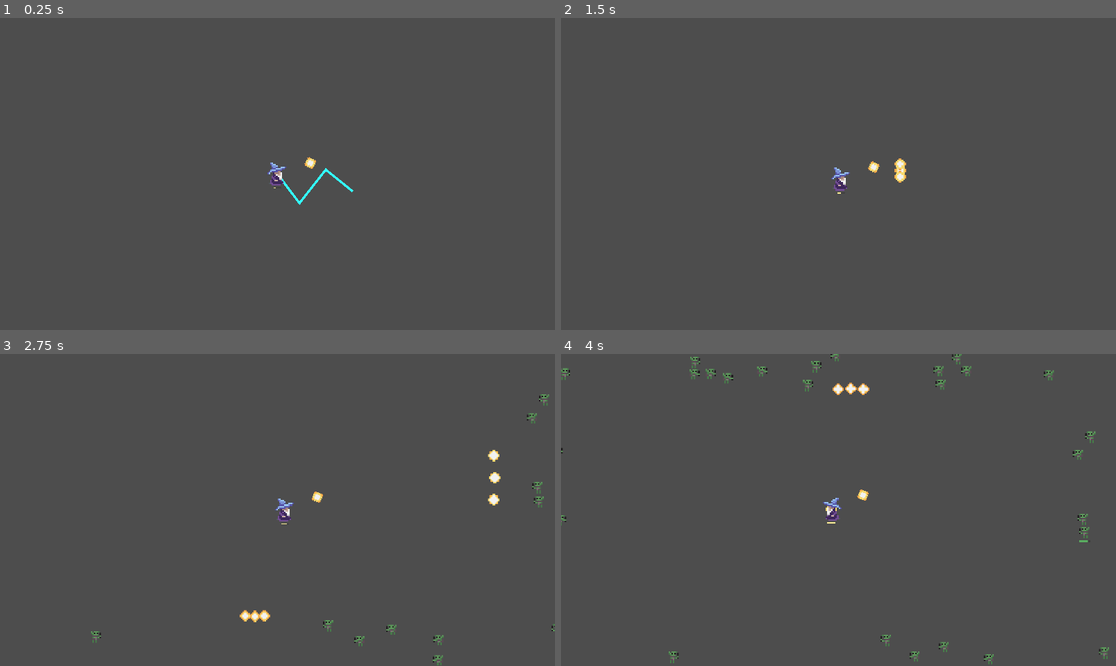
Above: before the commit, frames 1-4 (two rows, left to right).
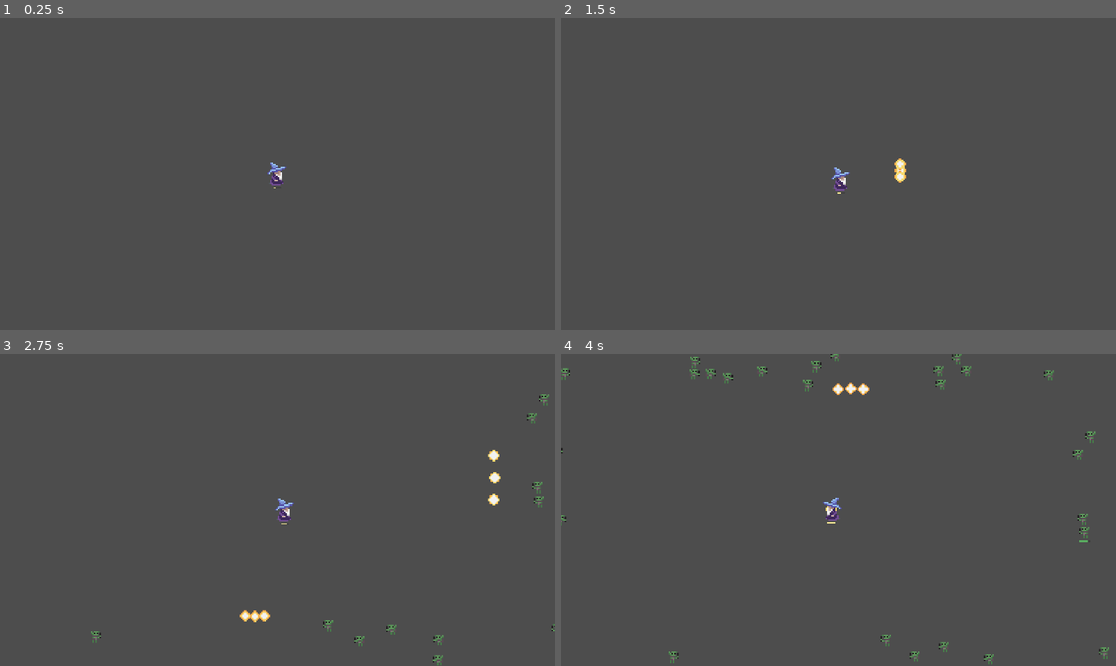
Above: after the commit, the same moments.

Repository: TraySimpson/WizardSurvivors
Game: Godot game, scene res://main.tscn
Two runs of this game, one before a commit and one after it. Both use one fixed random seed, a clock stepped at 60 frames per second and the inputs below.
Inputs:
- Up to frame 1 (0.25 s): no input
- Up to frame 2 (1.5 s): hold D (move_right) 0.53-1.28 s; hold S (move_down) from 1.28 s (still down)
- Up to frame 3 (2.75 s): release S (move_down) at 2.03 s; hold D (move_right) from 2.03 s (still down)
- Up to frame 4 (4 s): release D (move_right) at 2.78 s; hold W (move_up) 2.78-3.53 s; hold A (move_left) from 3.53 s (still down)

The runs differ from the first frame. In frame 1, 0.2% of the frame differs, in the area x 50-64%, y 44-60%; in frame 2, less than 0.1%; in frame 3, less than 0.1%; in frame 4, less than 0.1%.

Commit message:
Adds radiant attack

Diff:
--- a/LightningAttack.gd
+++ b/LightningAttack.gd
@@ -2,13 +2,19 @@
 
 
 @export var max_targets: int = 5
+@export var damage: int = 5
 @onready var shapecast: ShapeCast2D = $ShapeCast2D
 @onready var line_2d = $Line2D
 var hit_bodies = []
 
 # Called when the node enters the scene tree for the first time.
 func _ready():
-	pass # Replace with function body.
+	line_2d.clear_points()
+	line_2d.add_point(Vector2.ZERO)
+	line_2d.add_point(Vector2(100, 100))
+
+func _process(delta):
+	pass
 
 
 func spawnLightning():
@@ -29,7 +35,7 @@
 	var closest_distance: float = INF
 	for index in range(1, collidedCount):
 		var area = shapecast.get_collider(index)
-		var distance: float = area.global_position.distance_squared_to(point)
+		var distance: float = to_local(area.global_position).distance_squared_to(point)
 		if (distance < closest_distance && not hit_bodies.has(area)):
 			closest_distance = distance
 			closest_target = area
@@ -41,6 +47,10 @@
 func hitWithLightning(target: Area2D):
 	hit_bodies.append(target)
 	line_2d.add_point(to_local(target.global_position))
+	for child in target.get_children():
+		if child is Health:
+			child.takeDamage(damage)
+			return
 
 func _on_timer_timeout():
 	spawnLightning()
--- a/lightning_attack.tscn
+++ b/lightning_attack.tscn
@@ -14,7 +14,6 @@
 default_color = Color(0.2, 1, 1, 1)
 
 [node name="Timer" type="Timer" parent="."]
-autostart = true
 
 [node name="ShapeCast2D" type="ShapeCast2D" parent="."]
 shape = SubResource("CircleShape2D_ed6sr")
--- a/player.tscn
+++ b/player.tscn
@@ -1,11 +1,10 @@
-[gd_scene load_steps=11 format=3 uid="uid://cehhat6c7ev31"]
+[gd_scene load_steps=10 format=3 uid="uid://cehhat6c7ev31"]
 
 [ext_resource type="Script" path="res://scripts/player.gd" id="1_7gwym"]
 [ext_resource type="Texture2D" uid="uid://xhvl2px57hx0" path="res://graphics/Wizard.png" id="1_tvxa1"]
 [ext_resource type="PackedScene" uid="uid://4wpfsol88co8" path="res://health.tscn" id="3_ayyj0"]
 [ext_resource type="PackedScene" uid="uid://bdj32gv8kpwpu" path="res://scripts/bolt_spawner.tscn" id="4_rlftv"]
-[ext_resource type="PackedScene" uid="uid://bdt6vnktidu4q" path="res://fireball_attack.tscn" id="5_08fef"]
-[ext_resource type="PackedScene" uid="uid://bh6t8f10fh5yb" path="res://lightning_attack.tscn" id="6_pdke1"]
+[ext_resource type="PackedScene" uid="uid://bkmkyckwsa8wj" path="res://radiant_attack.tscn" id="6_bkaj8"]
 
 [sub_resource type="AtlasTexture" id="AtlasTexture_f4n5o"]
 atlas = ExtResource("1_tvxa1")
@@ -58,10 +57,7 @@
 position = Vector2(0, 47.72)
 bolt_count = 3
 
-[node name="FireballAttack" parent="." instance=ExtResource("5_08fef")]
-size_radius = 120.0
-
-[node name="LightningAttack" parent="." instance=ExtResource("6_pdke1")]
+[node name="RadiantAttack" parent="." instance=ExtResource("6_bkaj8")]
 
 [connection signal="died" from="Health" to="." method="_on_health_died"]
 [connection signal="bolt_spawned" from="BoltSpawner" to="." method="_on_bolt_spawner_bolt_spawned"]
--- /dev/null
+++ b/radiant_attack.gd
@@ -0,0 +1,28 @@
+extends Node2D
+
+
+@export var radius: int = 250
+@export var damage: int = 1
+@export var cooldown_time: float = .33
+@onready var shape_cast = $ShapeCast2D
+@onready var timer = $Timer
+
+
+func _ready():
+	shape_cast.shape.radius = radius
+	timer.wait_time = cooldown_time
+
+func _on_timer_timeout():
+	var hitCount: int = shape_cast.get_collision_count()
+	print("Hit: " + str(hitCount))
+	for hitIndex in range(hitCount):
+		var hit = shape_cast.get_collider(hitIndex)
+		applyDamage(hit)
+
+func applyDamage(target):
+	if (target == null):
+		return
+	for child in target.get_children():
+		if child is Health:
+			child.takeDamage(damage)
+			return
--- /dev/null
+++ b/radiant_attack.tscn
@@ -0,0 +1,22 @@
+[gd_scene load_steps=3 format=3 uid="uid://bkmkyckwsa8wj"]
+
+[ext_resource type="Script" path="res://radiant_attack.gd" id="1_n0jwa"]
+
+[sub_resource type="CircleShape2D" id="CircleShape2D_vhq3w"]
+radius = 250.0
+
+[node name="RadiantAttack" type="Node2D"]
+script = ExtResource("1_n0jwa")
+
+[node name="ShapeCast2D" type="ShapeCast2D" parent="."]
+shape = SubResource("CircleShape2D_vhq3w")
+target_position = Vector2(0, 0)
+collision_mask = 4
+collide_with_areas = true
+collide_with_bodies = false
+
+[node name="Timer" type="Timer" parent="."]
+wait_time = 0.33
+autostart = true
+
+[connection signal="timeout" from="Timer" to="." method="_on_timer_timeout"]
